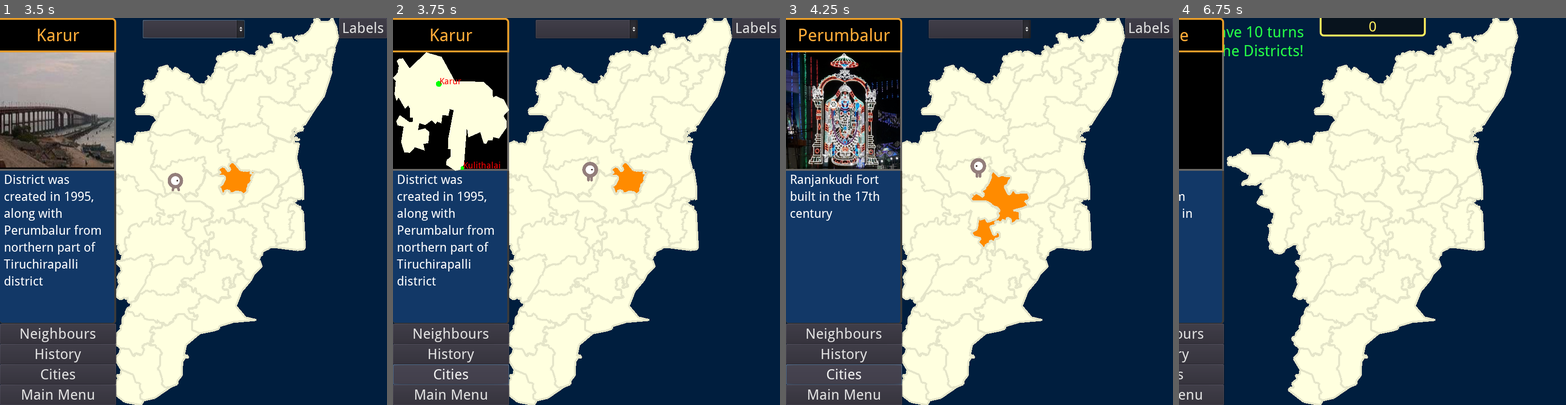
Above: before the commit, frames 1-4 (left to right).
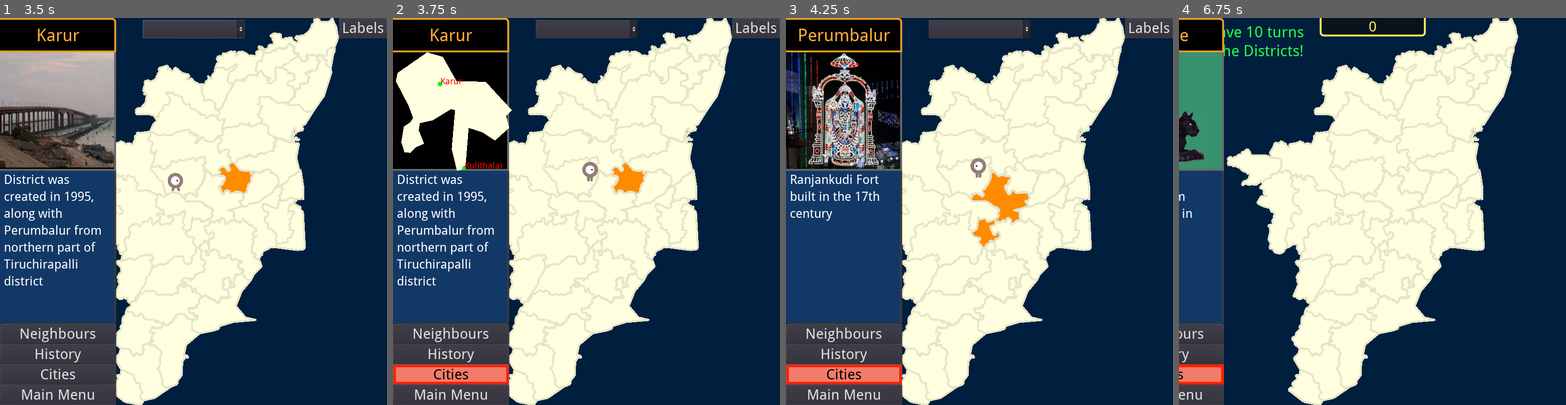
Above: after the commit, the same moments.

Repository: sharun-s/godot-tn
Game: Godot game, scene res://Node2D.tscn
The game is run twice, just before and just after one commit, with the same random seed, the same clock (stepped at 60 frames per second) and the same inputs.
Inputs (mouse positions are in pixels of both pictures, inside the frame that each line leads up to):
- Up to frame 1 (3.5 s): click "Explore" at 0.5 s; click (193, 29) at 1.25 s; click "Labels" at 2 s; tap Enter at 2.75 s; drag from (239, 168) to (154, 188) at 2.77 s
- Up to frame 2 (3.75 s): click "Cities" at 3.5 s
- Up to frame 3 (4.25 s): no input
- Up to frame 4 (6.75 s): click "Neighbours" at 4.25 s; click "History" at 5 s; click "Main Menu" at 5.75 s; click "Quiz" at 6.5 s

Frame 1 is identical in both runs. In frame 2, 2.6% of the frame differs, in the area x 0-31%, y 8-95%; in frame 3, 1.6%; in frame 4, 3.8%, in the area x 0-12%, y 8-95%.

Commit message:
bugfix: prevent redraw of map in infobox if cities button is clicked multiple time Changed cities to a toggle button

Diff:
--- a/InfoCenter.gd
+++ b/InfoCenter.gd
@@ -404,6 +404,15 @@
 #if false facts is stored in backuofacts and is reset with ftype
 var generic_quest=true
 
+func clear_infobox_cities():
+	for k in $VBoxContainer/PanelContainer.get_children():
+		if k is Polygon2D:
+			k.hide() #TODO this doesnt really redraw empty poly
+		elif k is TextureRect:
+			k.show()
+		else:
+			k.free()
+
 func reload(district, neighbours, hist='',mode=state.NON_QUEST,ftype=''):
 	show()
 	if !(district is Array):
@@ -414,13 +423,7 @@
 	historytext=hist
 	n=neighbours
 	$MarginContainer/Neighbours.pressed=false
-	for k in $VBoxContainer/PanelContainer.get_children():
-		if k is Polygon2D:
-			k.visible=false#.empty() #TODO this doesnt really redraw empty poly
-		elif k is TextureRect:
-			k.texture=null
-		else:
-			k.free()
+	clear_infobox_cities()
 	randomize()
 	#$VBoxContainer/PanelContainer/imgbox.texture=image_selector(district)
 	if mode==state.NEW_QUEST:
@@ -556,6 +559,9 @@
 	emit_signal('show_neighbours', button_pressed)
 
 signal show_munis
-func _on_muni1_pressed():
-	if $VBoxContainer/NameBox.text in facts.keys():
+
+func _on_Muni_toggled(button_pressed):
+	if button_pressed:
 		emit_signal('show_munis',$VBoxContainer/NameBox.text)
+	else:
+		clear_infobox_cities()
--- a/InfoCenter.tscn
+++ b/InfoCenter.tscn
@@ -60,6 +60,14 @@
 [sub_resource type="StyleBoxFlat" id=8]
 bg_color = Color( 0, 0, 0, 1 )
 
+[sub_resource type="StyleBoxFlat" id=10]
+bg_color = Color( 0.956863, 0.490196, 0.415686, 1 )
+border_width_left = 6
+border_width_top = 6
+border_width_right = 6
+border_width_bottom = 6
+border_color = Color( 1, 0.133333, 0.027451, 1 )
+
 [sub_resource type="DynamicFont" id=9]
 size = 30
 font_data = ExtResource( 2 )
@@ -177,7 +185,10 @@
 margin_right = 800.0
 margin_bottom = 126.0
 size_flags_horizontal = 3
+custom_styles/pressed = SubResource( 10 )
 custom_fonts/font = SubResource( 9 )
+custom_colors/font_color_pressed = Color( 0, 0, 0, 1 )
+toggle_mode = true
 text = "Cities"
 
 [node name="Back" type="Button" parent="MarginContainer"]
@@ -193,5 +204,5 @@
 [connection signal="toggled" from="MarginContainer/Neighbours" to="." method="_on_Neighbours_toggled"]
 [connection signal="pressed" from="MarginContainer/history" to="." method="_on_history_pressed"]
 [connection signal="pressed" from="MarginContainer/clue" to="." method="_on_clue_pressed"]
-[connection signal="pressed" from="MarginContainer/Muni" to="." method="_on_muni1_pressed"]
+[connection signal="toggled" from="MarginContainer/Muni" to="." method="_on_Muni_toggled"]
 [connection signal="pressed" from="MarginContainer/Back" to="." method="_on_Back_pressed"]
--- a/TN.gd
+++ b/TN.gd
@@ -1299,16 +1299,9 @@
 	gotoDistrict()
 
 func _on_infobox_exit():
-	for k in $HUD/Grid/VBoxContainer/PanelContainer.get_children():
-		if k is Polygon2D:
-			k.visible=false #TODO this doesnt really redraw empty poly
-		elif k is TextureRect:
-			k.texture=null
-		else:
-			k.free()
+	$HUD/Grid.clear_infobox_cities()
 	$Cities.clear()
 	game_over()
-
 
 func _on_LabelCities_item_selected(index):
 #	if index!=0:
@@ -1392,12 +1385,11 @@
 var pt=preload("res://Point.tscn")
 func _on_Grid_show_munis(district):
 	#TODO dont redraw if pressed again and again
-	$HUD/Grid/VBoxContainer/PanelContainer/imgbox.texture=null
-	var p = get_node('Districts/'+district).polygon
+	$HUD/Grid/VBoxContainer/PanelContainer/imgbox.hide()
+	var p = get_node("Districts/ClickDetector/"+district).polygon
 	var origin=get_node('Districts/'+district).position
 	#print('origin ', origin)
 	#print(p)
-	#$HUD/Grid/VBoxContainer/PanelContainer/Map
 	var pb=get_bounds(p)
 	#print('bounds of p ',pb.size.x, pb.size.y)
 	var ib=$HUD/Grid/VBoxContainer/PanelContainer.rect_size
@@ -1411,7 +1403,7 @@
 		#print(c.position-origin)
 		var city=pt.instance()
 		city.name=c.name
-		city.radius=20/citygrades.find(c.group)
+		city.radius=c.radius#20/citygrades.find(c.group)
 		var citypos= c.position - origin
 		city.position = Vector2(citypos.x*ib.x/pb.size.x, citypos.y * ib.y/pb.size.y)
 		city.z_index=3
Not shown: 1 places in InfoCenter.tscn that only renumber resources
